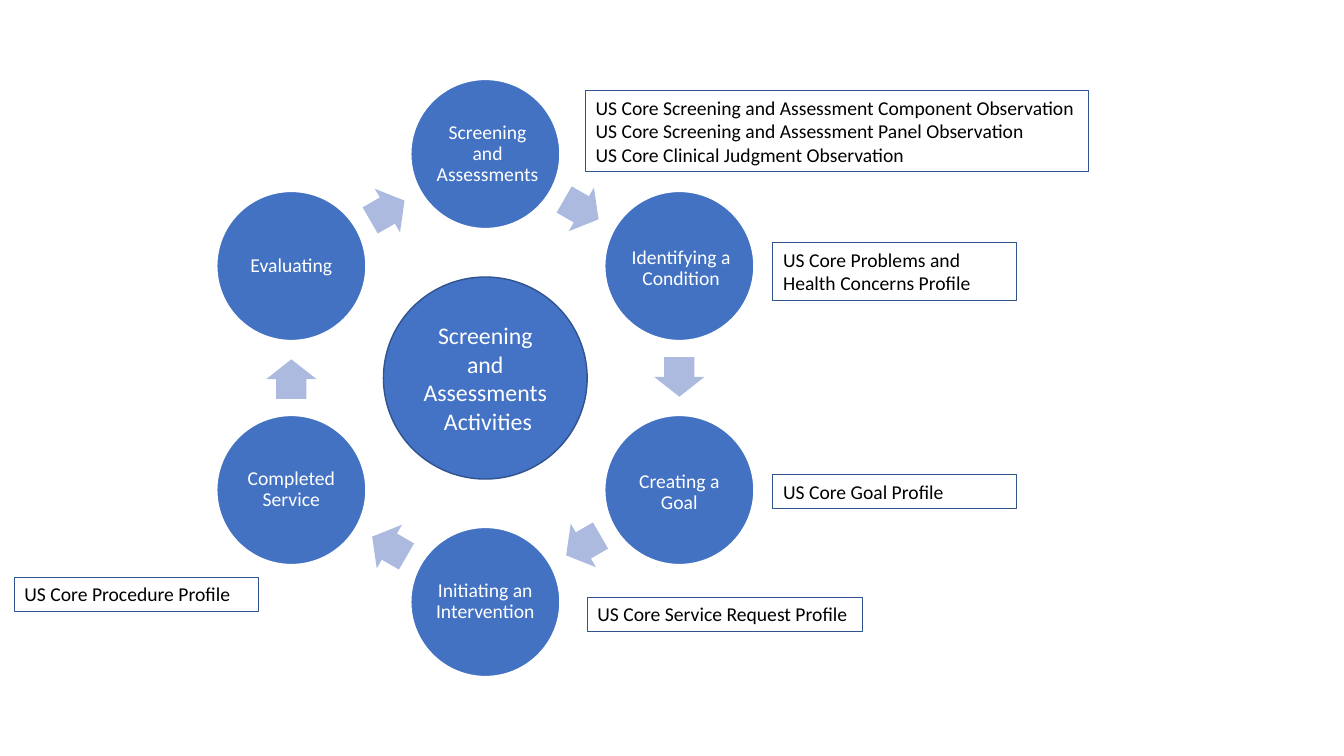
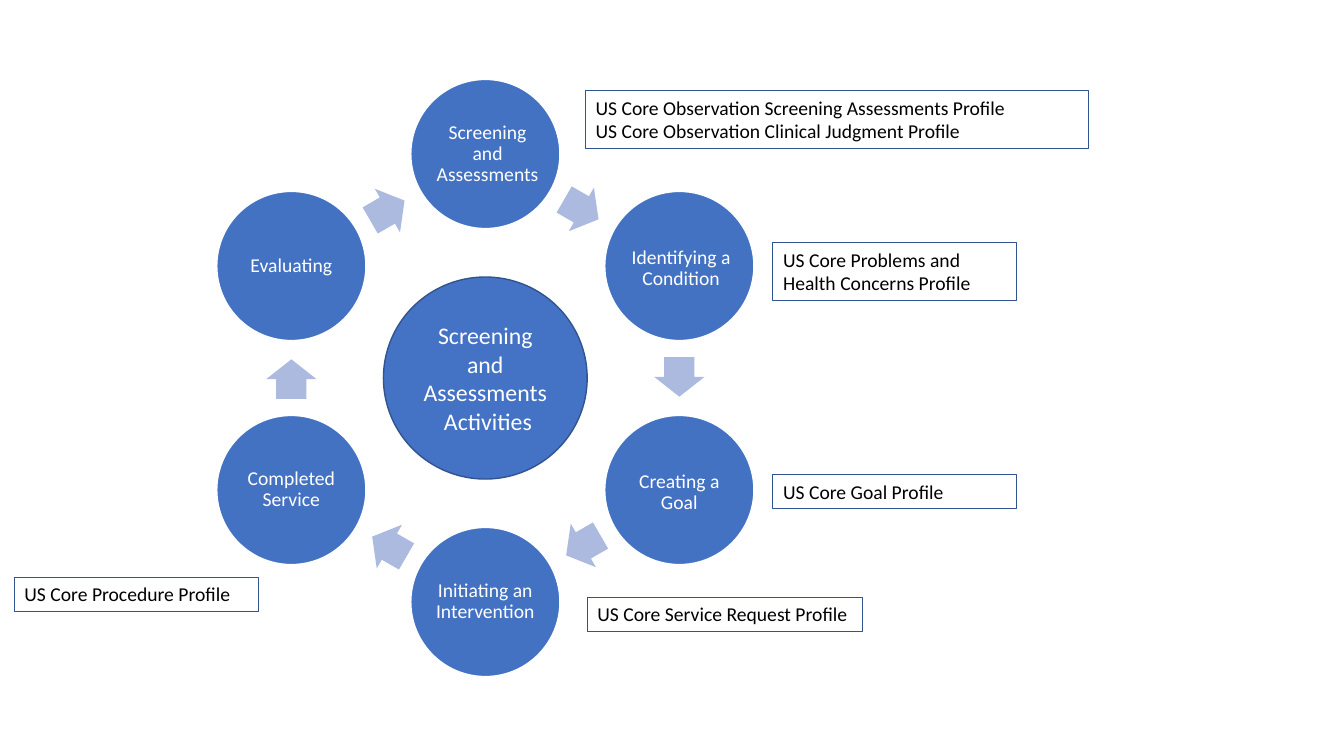
Before and after one commit to HL7/US-Core, a slide deck: slide 2 of input/images-source/AssessmentDiagrams_USCore_C-CDA_USCDIv3-generic.pptx. Drawn at 1344x756 pixels with LibreOffice and Linux fonts; fonts in the diff are those of the drawing. Boxes give left, top, right and bottom in pixels: in the first picture for what was removed or moved away, otherwise in the second. Text is boxed around its words. In the diff, an @@ line names an element or a change of style, - is before the commit and + after.

Commit message:
updated screening and assessment guidance

```diff
--- a/input/images-source/AssessmentDiagrams_USCore_C-CDA_USCDIv3-generic.pptx
+++ b/input/images-source/AssessmentDiagrams_USCore_C-CDA_USCDIv3-generic.pptx
@@ rectangle "US Core Observation Screening Assessments ...": place and size @@
-rectangle "US Core Observation Screening Assessments ..." at (586, 91, 1089, 172)
+rectangle "US Core Observation Screening Assessments ..." at (586, 91, 1089, 148)
@@ text in rectangle at (596, 101, 1005, 142): text changed @@
-US Core Screening and Assessment Component Observation
-US Core Screening and Assessment Panel Observation
-US Core Clinical Judgment Observation
+US Core Observation Screening Assessments Profile
+US Core Observation Clinical Judgment Profile
```
Also in this commit, not shown: 7 other files.
